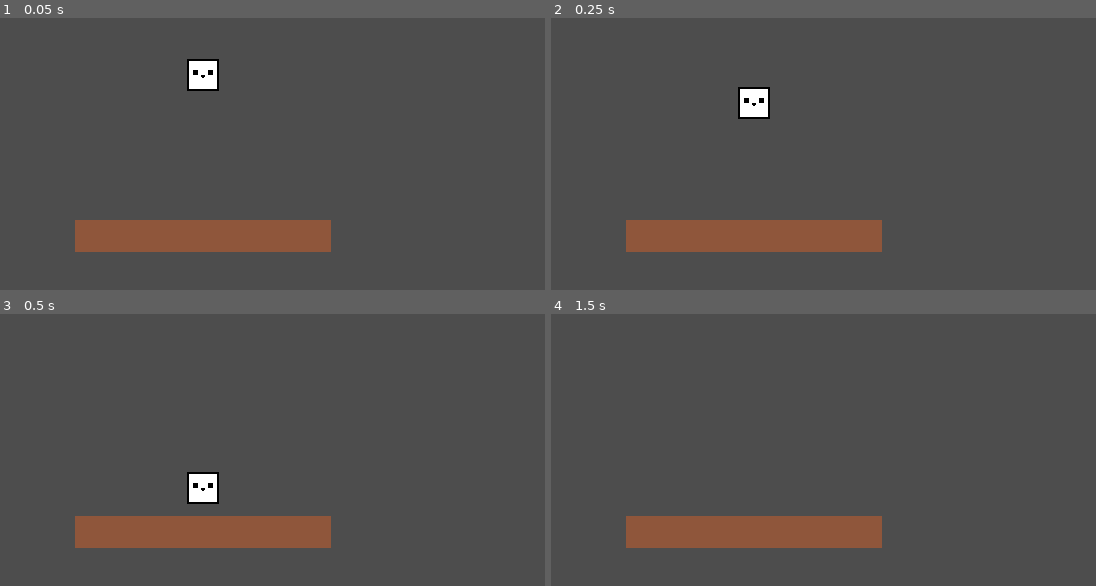
Above: before the commit, frames 1-4 (two rows, left to right).
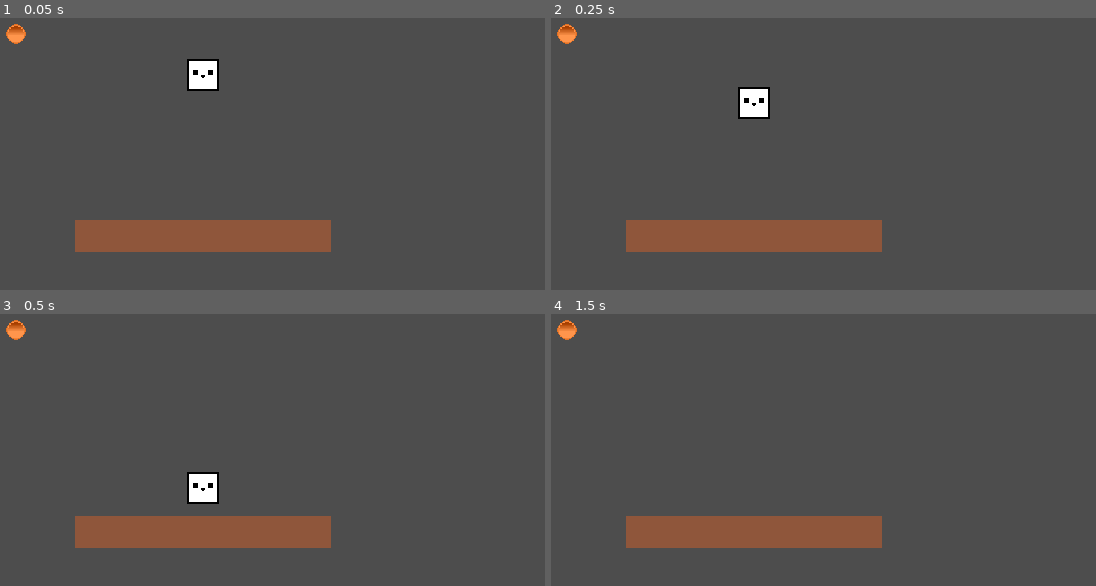
Above: after the commit, the same moments.

Repository: Igor-Gabriel-D/Godot-Examples
Game: Godot game, scene res://scenes/main.tscn
Two runs of this game, one before a commit and one after it. Both use one fixed random seed, a clock stepped at 60 frames per second and the inputs below.
Inputs:
- Up to frame 1 (0.05 s): no input
- Up to frame 2 (0.25 s): no input
- Up to frame 3 (0.5 s): no input
- Up to frame 4 (1.5 s): tap Enter (ui_accept) at 0.5, 0.77 s; hold Right (ui_right) from 0.53 s (still down); tap Z (Z) at 0.6, 1.35 s

The runs differ from the first frame. In frame 1, 0.2% of the frame differs, in the area x 1-5%, y 2-10%; in frame 2, 0.2%; in frame 3, 0.2%; in frame 4, 0.2%.

Commit message:
feat: add coin mechanic to platformer example

Diff:
--- /dev/null
+++ b/examples/2D/platform/scenes/coin.tscn
@@ -0,0 +1,16 @@
+[gd_scene load_steps=4 format=3 uid="uid://bj5ytjmc5r0ty"]
+
+[ext_resource type="Script" uid="uid://gn2v8pj1x87b" path="res://scripts/coin.gd" id="1_i64fm"]
+[ext_resource type="Texture2D" uid="uid://bpbyqx75863fl" path="res://assets/sprites/coin.png" id="1_rwqht"]
+
+[sub_resource type="CircleShape2D" id="CircleShape2D_kahox"]
+
+[node name="coin" type="Area2D"]
+script = ExtResource("1_i64fm")
+
+[node name="Sprite2D" type="Sprite2D" parent="."]
+scale = Vector2(0.6, 0.6)
+texture = ExtResource("1_rwqht")
+
+[node name="CollisionShape2D" type="CollisionShape2D" parent="."]
+shape = SubResource("CircleShape2D_kahox")
--- a/examples/2D/platform/scenes/main.tscn
+++ b/examples/2D/platform/scenes/main.tscn
@@ -1,7 +1,8 @@
-[gd_scene load_steps=3 format=3 uid="uid://eclscrjhtpt2"]
+[gd_scene load_steps=4 format=3 uid="uid://eclscrjhtpt2"]
 
 [ext_resource type="PackedScene" uid="uid://drmkp2ihhn6ym" path="res://scenes/player.tscn" id="1_o5qli"]
 [ext_resource type="PackedScene" uid="uid://cc5c1pqfan412" path="res://scenes/platform.tscn" id="2_0wfyh"]
+[ext_resource type="PackedScene" uid="uid://bj5ytjmc5r0ty" path="res://scenes/coin.tscn" id="3_sugp2"]
 
 [node name="Main" type="Node2D"]
 
@@ -10,3 +11,6 @@
 
 [node name="Platform" parent="." instance=ExtResource("2_0wfyh")]
 position = Vector2(360, 402)
+
+[node name="coin" parent="." instance=ExtResource("3_sugp2")]
+position = Vector2(173, 200)
--- /dev/null
+++ b/examples/2D/platform/scripts/coin.gd
@@ -0,0 +1,15 @@
+extends Area2D
+
+@onready var player = get_node("../Player")
+# Called when the node enters the scene tree for the first time.
+func _ready() -> void:
+	pass # Replace with function body.
+
+
+# Called every frame. 'delta' is the elapsed time since the previous frame.
+func _process(delta: float) -> void:
+	if has_overlapping_bodies():
+
+		print("player")
+		player.add_points(1)
+		queue_free()
--- a/examples/2D/platform/scripts/player.gd
+++ b/examples/2D/platform/scripts/player.gd
@@ -13,6 +13,11 @@
 var dash_timer := 0.0
 var is_dashing := false
 
+var points = 0;
+
+func add_points(val: int):
+	print("points: %d" % val)
+	points += val
 
 func _physics_process(delta: float) -> void:
 	# =========================
Binary file added: examples/2D/platform/assets/sprites/coin.png
Not shown, added: examples/2D/platform/assets/sprites/coin.png.import
Not shown, added: examples/2D/platform/scripts/coin.gd.uid
